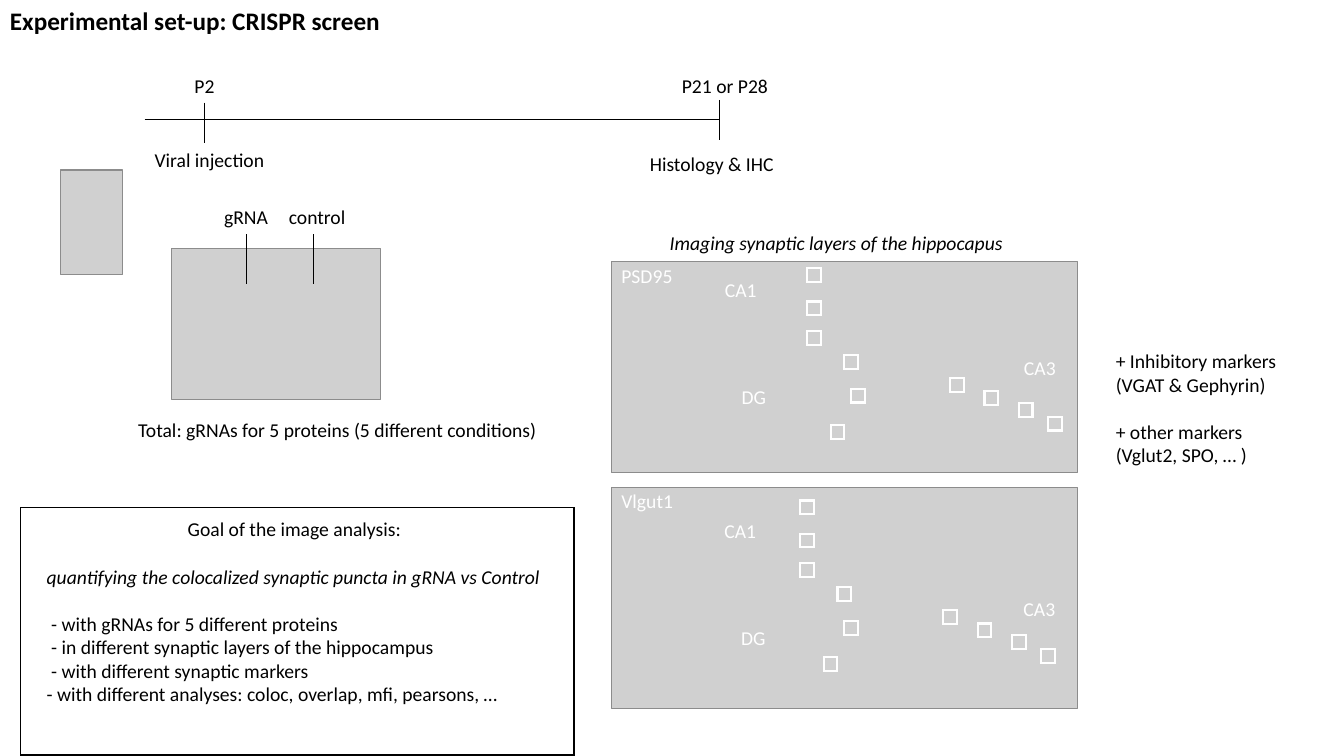
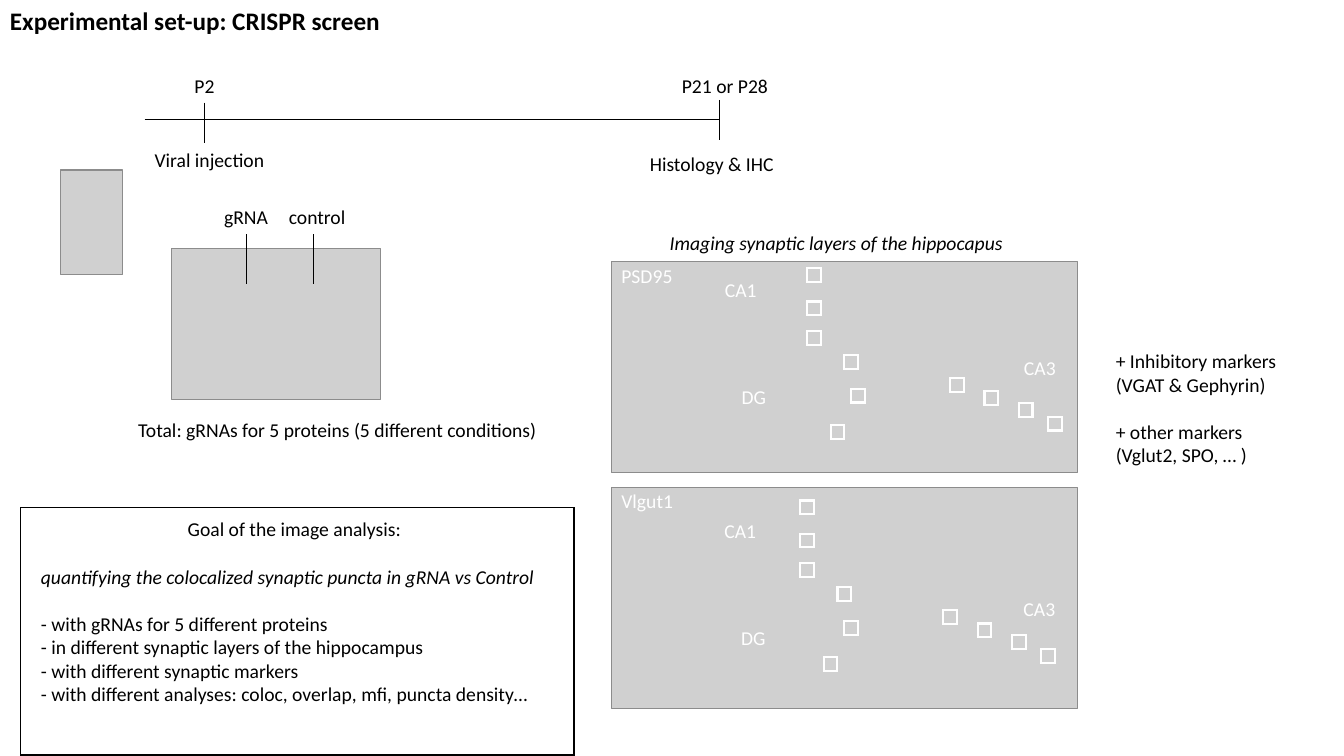
Before and after one commit to cgeyskens/phd, a slide deck: slide 1 of image-analysis/synapse-counting/project-overview.pptx. Drawn at 1344x756 pixels with LibreOffice and Linux fonts; fonts in the diff are those of the drawing; grey boxes stand for pictures. Boxes give left, top, right and bottom in pixels: in the first picture for what was removed or moved away, otherwise in the second. Text is boxed around its words. In the diff, an @@ line names an element or a change of style, - is before the commit and + after.

```diff
--- a/image-analysis/synapse-counting/project-overview.pptx
+++ b/image-analysis/synapse-counting/project-overview.pptx
@@ text at box(51, 687, 528, 704): text changed @@
-- with different analyses: coloc, overlap, mfi, pearsons, …
+- with different analyses: coloc, overlap, mfi, puncta density…
```
Also in this commit, not shown: 1 other slide changed, 1 slide added, 3 other files.
